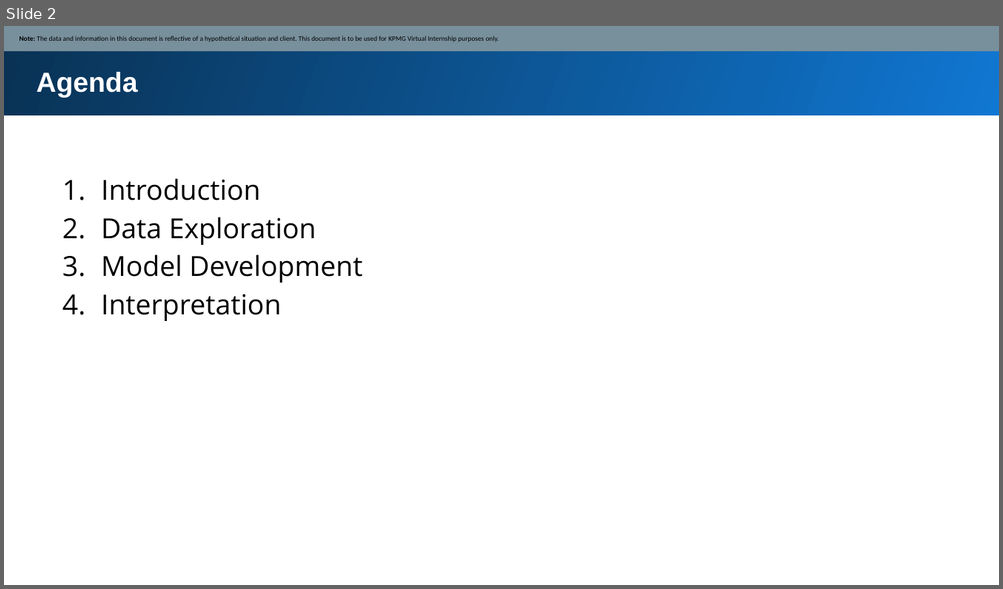
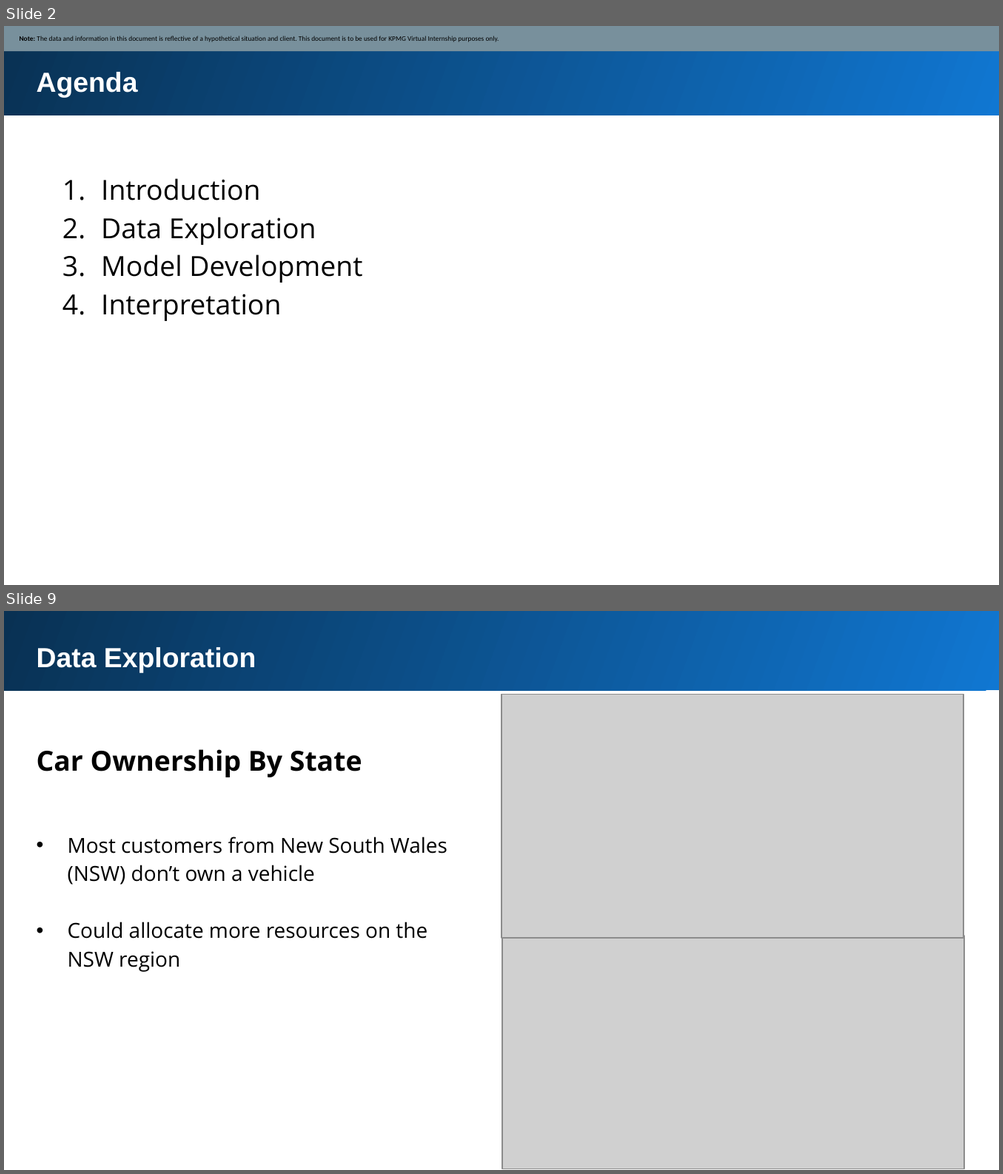
Before and after one commit to daniel8691/Market_strategy_analysis, a slide deck: Module_two/Module_2_Template_slide.pptx. Shown one above the other, each under a label of ours: slide 2 before the commit, slides 2 and 9 after it; the slides between them are not shown. The pictures are 1003x589 and 1003x1174 pixels, drawn with LibreOffice and Linux fonts; fonts in the diff are those of the drawing; grey boxes stand for pictures. Boxes give left, top, right and bottom in pixels: in the first picture for what was removed or moved away, otherwise in the second. Text is boxed around its words. In the diff, an @@ line names an element or a change of style, - is before the commit and + after.

```diff
--- a/Module_two/Module_2_Template_slide.pptx
+++ b/Module_two/Module_2_Template_slide.pptx
@@ slide 9 added at [4,611,999,1170], background #FFFFFF @@
@@ rectangle added at [4,611,999,691], fill gradient #1077D2 to #093153 @@
@@ text added at [37,647,256,673], 20 pt, text #FFFFFF, bold @@
+Data Exploration
@@ picture added at [501,695,963,938] @@
@@ text added at [37,749,362,777], 20 pt, text #000000, bold @@
+Car Ownership By State
@@ text added at [68,837,447,972], 15 pt, text #000000 @@
+• Most customers from New South Wales (NSW) don’t own a vehicle
+• Could allocate more resources on the NSW region
@@ picture added at [502,936,964,1170] @@
```
Also in this commit, not shown: 1 slide changed, 11 other slides added, 5 slides removed, 17 other files.
